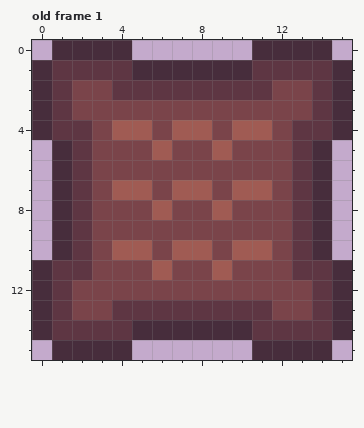
Two states of a pixel-art file, Assets/2. Graphics/Farm_Plot.aseprite. The picture above was drawn from the file before the commit.
16x16 pixels, 1 frame. Shown: old frame 1. The commit also changed other frames, which this record leaves out.
Now the later version:
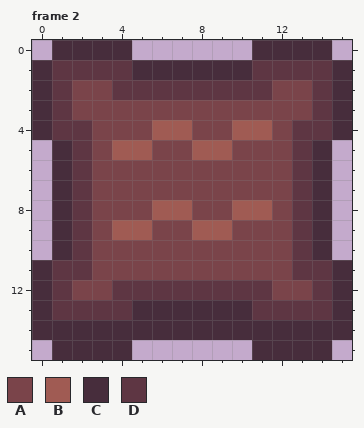
Palette (. is transparent): A #7a444a  B #a05b53  C #472d3c  D #5e3643
A new or re-ordered frame is compared with the old frame closest to it.
The edit:
frames 1 -> 2
Frame 2 is new; against old frame 1:
y 4: x 4..6 BBA -> AAB; x 8 B -> A
y 5: x 4..6 AAB -> BBA; x 8 A -> B
y 7: x 4..5 BB -> AA; x 7..8 BB -> AA; x 10..11 BB -> AA
y 8: x 7 A -> B; x 9..11 BAA -> ABB
y 9: x 4..5 AA -> BB; x 8..9 AA -> BB
y 10: x 4..5 BB -> AA; x 7..8 BB -> AA; x 10..11 BB -> AA
y 11: x 6 B -> A; x 9 B -> A
y 12: x 4..11 AAAAAAAA -> DDDDDDDD
y 13: x 2..3 AA -> DD; x 5..10 DDDDDD -> CCCCCC; x 12..13 AA -> DD
y 14: x 1..4 DDDD -> CCCC; x 11..14 DDDD -> CCCC
Boxes around the changes in both pictures, in picture pixels (x1, y1, x2, y2):
changed: (52, 120, 332, 340)
